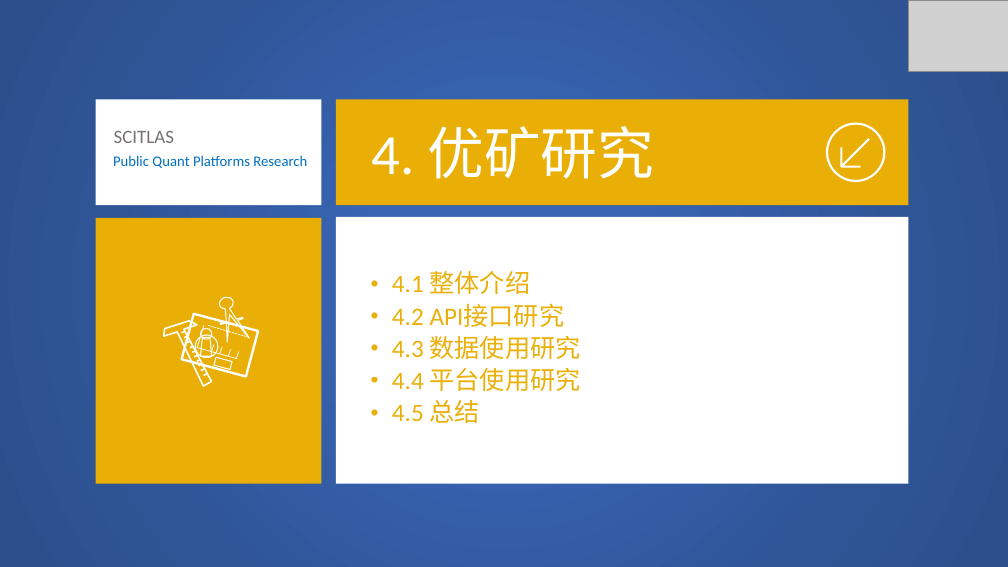
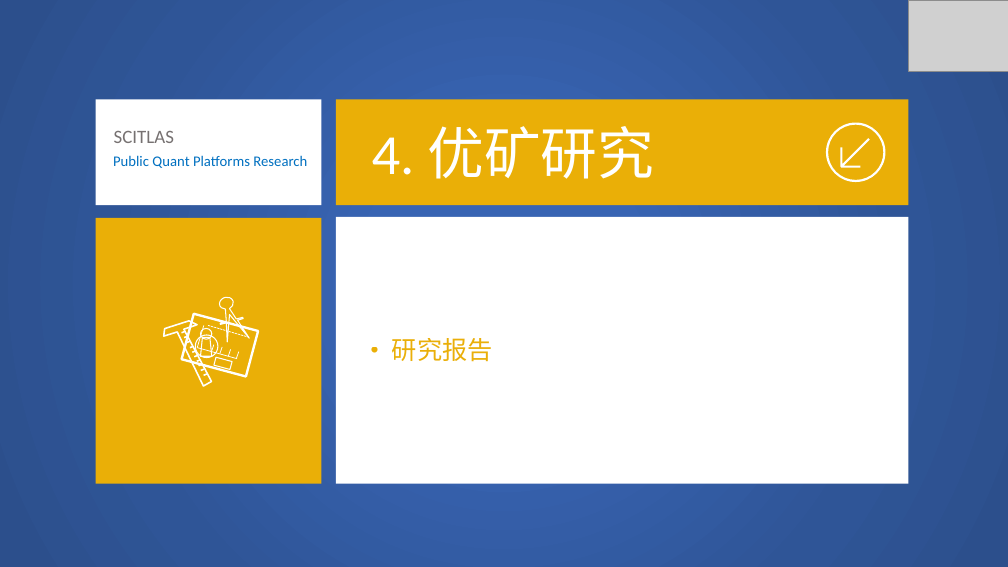
Before and after one commit to SCITLAS/Stellar, a slide deck: slide 15 of Stellar_0.1/documents/public_quant_platforms_research.pptx (slide 32 before the commit). Drawn at 1008x567 pixels with LibreOffice and Linux fonts; fonts in the diff are those of the drawing; grey boxes stand for pictures. Boxes give left, top, right and bottom in pixels: in the first picture for what was removed or moved away, otherwise in the second. Text is boxed around its words. In the diff, an @@ line names an element or a change of style, - is before the commit and + after.

```diff
--- a/Stellar_0.1/documents/public_quant_platforms_research.pptx
+++ b/Stellar_0.1/documents/public_quant_platforms_research.pptx
@@ text removed at <box>392,271,581,423</box> @@
-• 4.1 整体介绍
-• 4.2 API接口研究
-• 4.3 数据使用研究
-• 4.4 平台使用研究
-• 4.5 总结
@@ text added at <box>392,338,493,362</box>, 24 pt, text #EAAF07 @@
+• 研究报告
```
Also in this commit, not shown: 2 other slides changed, 19 slides removed, 2 other files.
